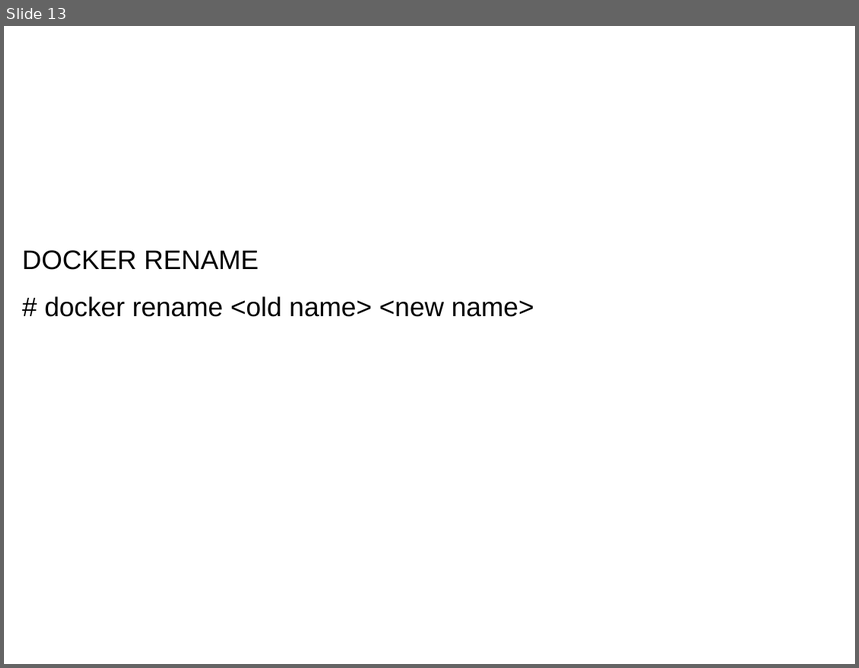
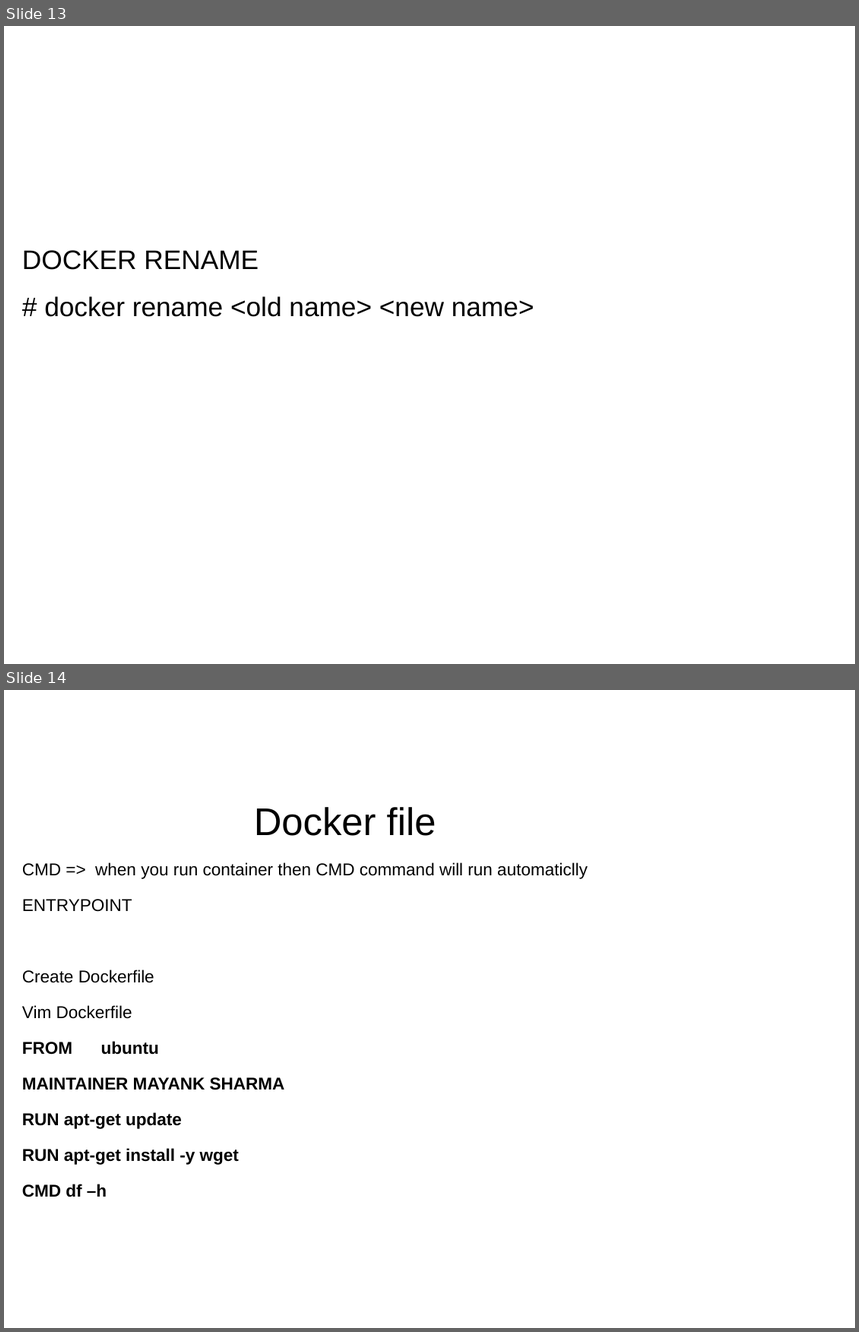
Before and after one commit to hackersdatabase007/mayank, a slide deck: Docker/MY_DOCKERS.pptx. Shown one above the other, each under a label of ours: slide 13 before the commit, slides 13 and 14 after it. The pictures are 859x668 and 859x1332 pixels, drawn with LibreOffice and Linux fonts; fonts in the diff are those of the drawing. Boxes give left, top, right and bottom in pixels: in the first picture for what was removed or moved away, otherwise in the second. Text is boxed around its words. In the diff, an @@ line names an element or a change of style, - is before the commit and + after.

```diff
--- a/Docker/MY_DOCKERS.pptx
+++ b/Docker/MY_DOCKERS.pptx
@@ slide 14 added at (x1=4, y1=690, x2=855, y2=1328), background #FFFFFF @@
@@ subtitle added at (x1=22, y1=807, x2=588, y2=1198), 16 pt, text #000000 @@
+Docker file
+CMD => when you run container then CMD command will run automaticlly
+ENTRYPOINT
+Create Dockerfile
+Vim Dockerfile
+FROM ubuntu
+MAINTAINER MAYANK SHARMA
+RUN apt-get update
+RUN apt-get install -y wget
+CMD df –h
```
Also in this commit, not shown: 7 other slides added, 1 other file.
